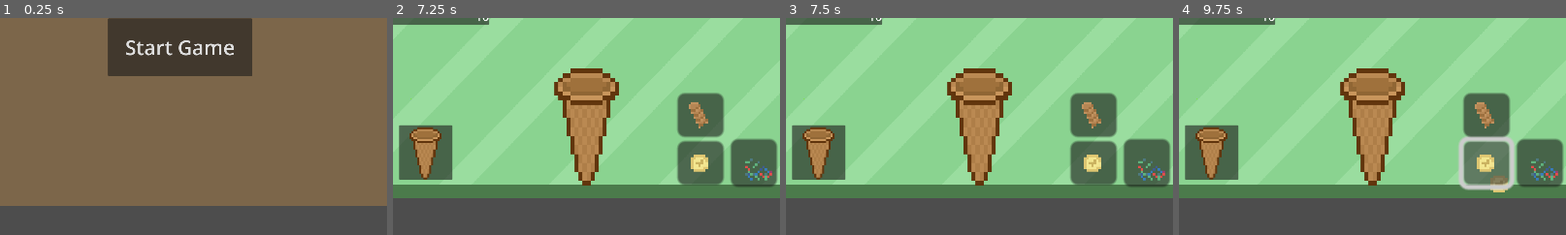
Above: before the commit, frames 1-4 (left to right).
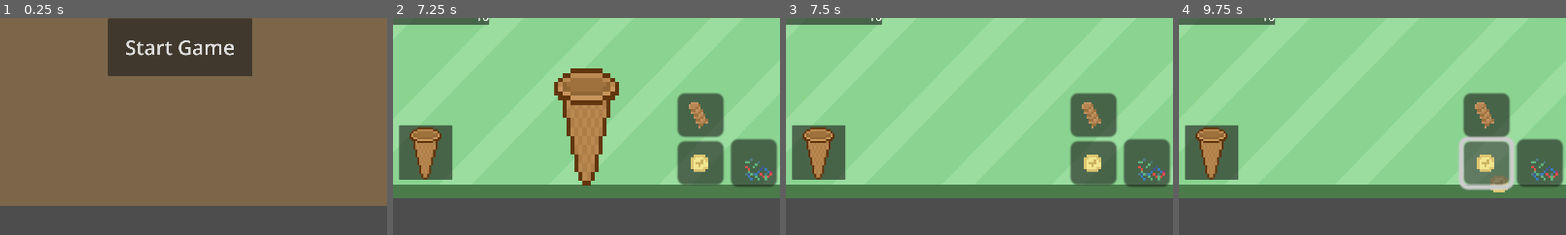
Above: after the commit, the same moments.

Repository: 2192375d/Touhou-Game-Jam-16-Cirno-s-Swirlaria
Game: Godot game, scene res://scenes/game_titlepage.tscn
Same seed, same stepped clock (60 frames per second), same inputs: the game is played once before the commit and once after it.
Inputs (mouse positions are % of the whole screen's width and height, from its top left):
- Up to frame 1 (0.25 s): no input
- Up to frame 2 (7.25 s): click "Start Game" at 0.5 s; tap Enter (ui_accept) at 1.25, 1.52 s; move the mouse to (45, 70) at 1.27 s; press the mouse at (45, 70) at 1.28 s; hold Up (ui_up) 1.28-2 s; release the mouse at (45, 70) at 2 s; click (39, 22) at 2 s; click (18, 71) at 2.75 s; click (60, 25) at 3.5 s; click (53, 25) at 4.25 s; click (67, 73) at 5 s; click (60, 73) at 5.75 s; click (68, 25) at 6.5 s
- Up to frame 3 (7.5 s): click "Clear Entities" at 7.25 s
- Up to frame 4 (9.75 s): click (77, 16) at 8.02 s; click "Submit Order" at 8.75 s; click (53, 73) at 9.5 s
The pictures show only the part of the screen within x 14-64%, y 40-90%; the shares and areas given below are measured in that part.

Frames 1-2 are identical in both runs. In frame 3, 5.4% of the frame differs, in the area x 41-59%, y 23-78%; in frame 4, 5.4%.

Commit message:
fix: fixing cone disappearance

Diff:
--- a/scripts/game_tablemenu.gd
+++ b/scripts/game_tablemenu.gd
@@ -242,6 +242,8 @@
 	clear_button_checks()
 
 func clear_entities() -> void:
+	if (globalCone != null):
+		globalCone.queue_free()
 	for creamitem in creamqueue:
 		if (is_instance_valid(creamitem)):
 			creamitem.queue_free()
